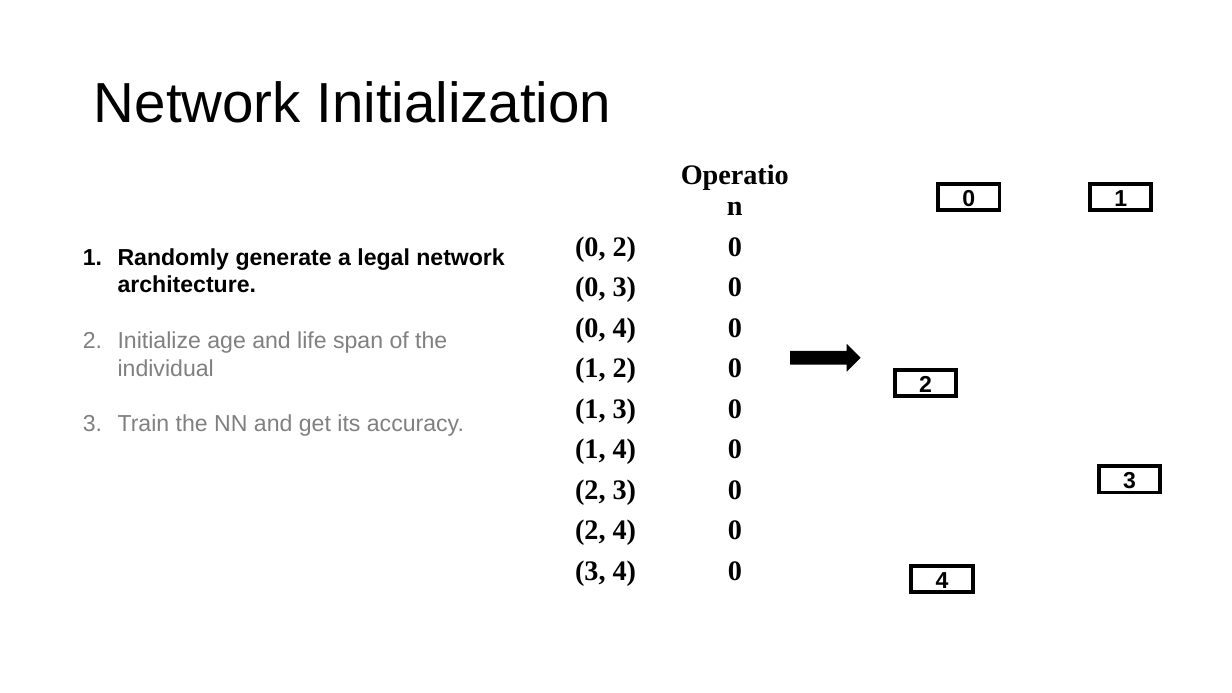
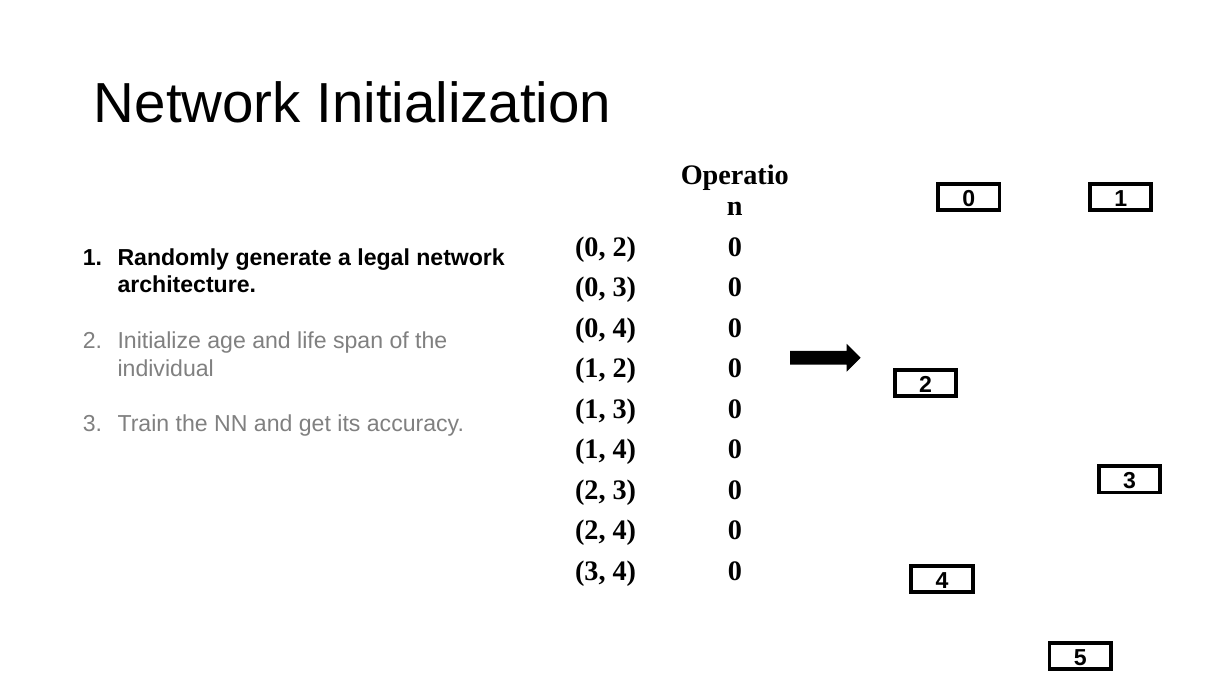
Before and after one commit to RangerX-36917/evoNAS, a slide deck: slide 9 of pre/mid/5.9_mid_report.pptx (slide 8 before the commit). Drawn at 1232x693 pixels with LibreOffice and Linux fonts; fonts in the diff are those of the drawing. Boxes give left, top, right and bottom in pixels: in the first picture for what was removed or moved away, otherwise in the second. Text is boxed around its words. In the diff, an @@ line names an element or a change of style, - is before the commit and + after.

Commit message:
fix ppt

```diff
--- a/pre/mid/5.9_mid_report.pptx
+++ b/pre/mid/5.9_mid_report.pptx
@@ rectangle added at (1050,643,1111,669), outline #000000 3 pt, 18 pt, text #000000, bold @@
+5
```
Also in this commit, not shown: 1 slide added.
